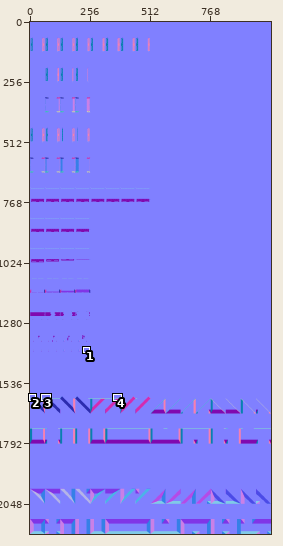
Two states of a sprite sheet, Assets/Textures/WallTexture_0_nrm.png. The first picture is a wide view before the edit; the outline marks the close-up.
Close-up. Before the commit:
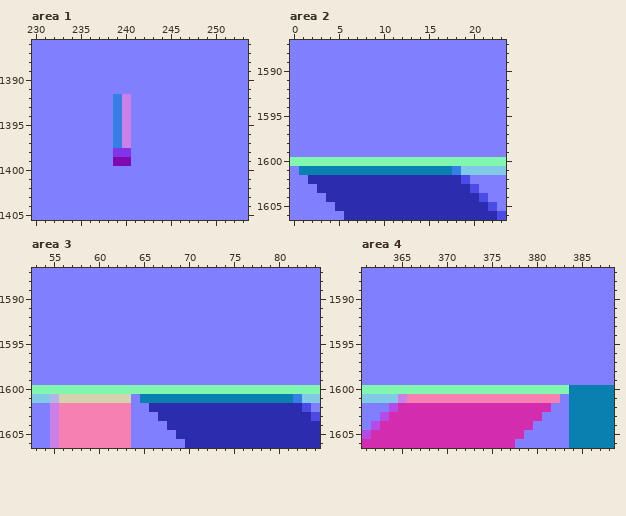
The file is 1024x2176 pixels. Shown: area 1: x 230..253, y 1386..1405; area 2: x 0..23, y 1587..1606; area 3: x 53..84, y 1587..1606; area 4: x 361..388, y 1587..1606. The commit also changed other parts of the picture, which this record leaves out.
After:
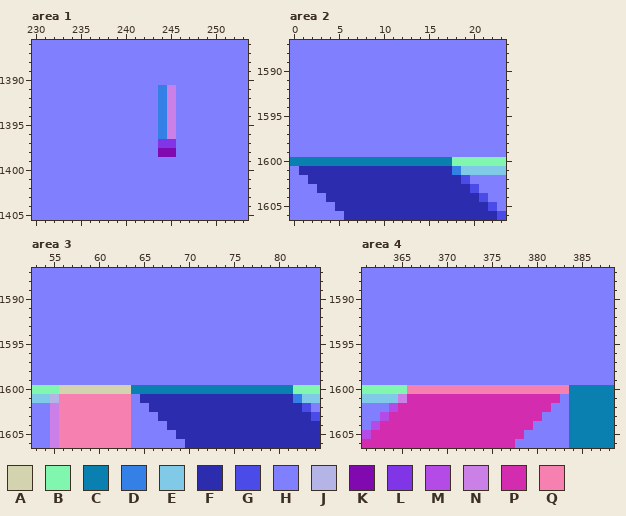
Palette (. is transparent): A #d3d3af  B #80f6af  C #0980af  D #3580e7  E #80cae7  F #2c2caf  G #4b4be7  H #8080ff  J #b4b4e7  K #8009af  L #8035e7  M #b44be7  N #ca80e7  P #d32caf  Q #f680af
Difference:
Area 1:
Colour H gives way to colour D in rows 1391 to 1396 at x 244.
Colour D gives way to colour H in rows 1392 to 1397 at x 239.
Colour K gives way to colour H in row 1399 at x 239 to 240.
Colour L gives way to colour H in row 1398 at x 239 to 240.
Colour N gives way to colour H in rows 1392 to 1397 at x 240.
Colour H gives way to colour K in row 1398 at x 244 to 245.
Colour H gives way to colour L in row 1397 at x 244 to 245.
Colour H gives way to colour N in rows 1391 to 1396 at x 245.
Area 2:
Colour B gives way to colour C in row 1600 at x 0 to 17.
Colour C gives way to colour F in row 1601 at x 1 to 17.
Area 3:
Colour B gives way to colour A in row 1600 at x 56 to 63.
Colour B gives way to colour C in row 1600 at x 64 to 81.
Colour C gives way to colour F in row 1601 at x 65 to 81.
Colour A gives way to colour Q in row 1601 at x 56 to 63.
Area 4:
Colour Q gives way to colour P in row 1601 at x 366 to 382.
Colour B gives way to colour Q in row 1600 at x 366 to 383.
